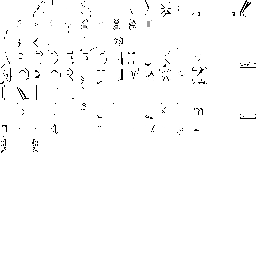
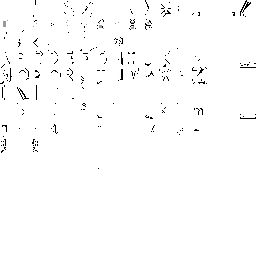
Before/after of a 256px x 256px layered artwork. What changed in the layer stack:
painted on "font16.png" over [3, 0, 152, 169]
